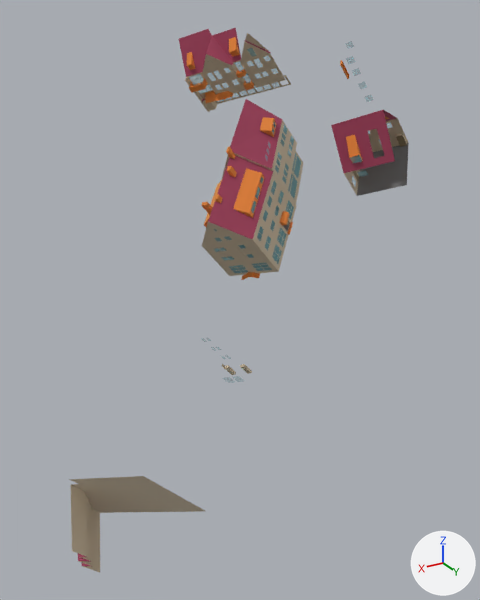
Before and after pictures for a commit that changed the glTF model samples/1.1/3dcitydb_shaders_ingolstadt/content/2_1_2.glb.
Camera for both pictures: a 50 mm lens placed at (268.1, 125.1, 413.3), pointed at (211.3, 30.5, 366.1). Arrows for +X, +Y and +Z are at lower right; the lights stay in place. The first picture is the older version. Where no turn or scale is listed for an object, it has been applied to the vertices. Vertices at exactly the same position are counted once.
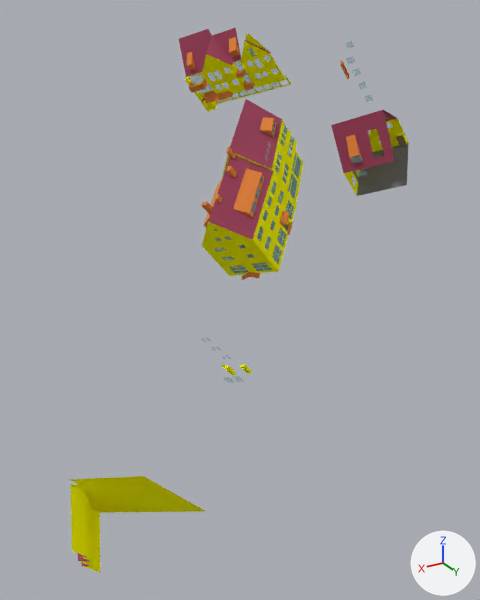
The newer file is also turned or shifted as a whole; pictures and numbers use the older file's frame.

Scene script edits in JSON lines:
```json
{"op": "set", "path": "mat_material_7.base_color", "old": "(0.769, 0.69, 0.561)", "new": "(0.494, 0.827, 0.867)", "note": "pale yellow #e3d8c5 -> cyan #bbebef"}
{"op": "set", "path": "mat_material_7.alpha", "old": "1.0", "new": "0.4"}
{"op": "set", "path": "mat_material_8.base_color", "old": "(0.494, 0.827, 0.867)", "new": "(1.0, 1.0, 0.0)", "note": "cyan #bbebef -> yellow #ffff00"}
{"op": "set", "path": "mat_material_8.alpha", "old": "0.4", "new": "1.0"}
{"block": "me_mesh", "where": "me_mesh.from_pydata(...)  # 6025 vertices, 12911 faces; spans x 181.5..252.3, y -12.2..59.0, z 336.4..410.8"}
{"block": "me_mesh", "where": "# used by ob_mesh; location = (0.0, 0.0, 0.0)"}
{"block": "me_mesh", "change": "me_mesh part 1: 47 vertices moved within x 194.8..216.7, y 21.4..36.6, z 371.4..390.3; 4 vertices removed from x 208.6..216.4, y 31.0..35.5, z 372.1..380.1; 4 vertices added at x 208.6..216.4, y 30.9..35.4, z 372.1..380.1"}
{"block": "me_mesh", "change": "me_mesh part 2: 642 faces spanning x 183.8..252.3, y -11.7..59.0, z 336.4..410.0 switch from mat_material_7 (pale yellow #e3d8c5) to mat_material_8 (yellow #ffff00)"}
```

Location of each change, (x1, y1, x2, y2) in pixels of the pictures (480 x 600 px; the box of a moved part takes in the faces that stretch with it):
```json
{"object": "mesh", "change": "recoloured, surface changed", "before": [69, 33, 409, 572], "after": [69, 33, 409, 572]}
{"part": 1, "of": "me_mesh", "change": "moved or reshaped", "before": [217, 155, 303, 273], "after": [217, 151, 303, 273]}
{"part": 2, "of": "me_mesh", "change": "recoloured", "before": [69, 33, 409, 572], "after": [69, 33, 409, 572]}
```
